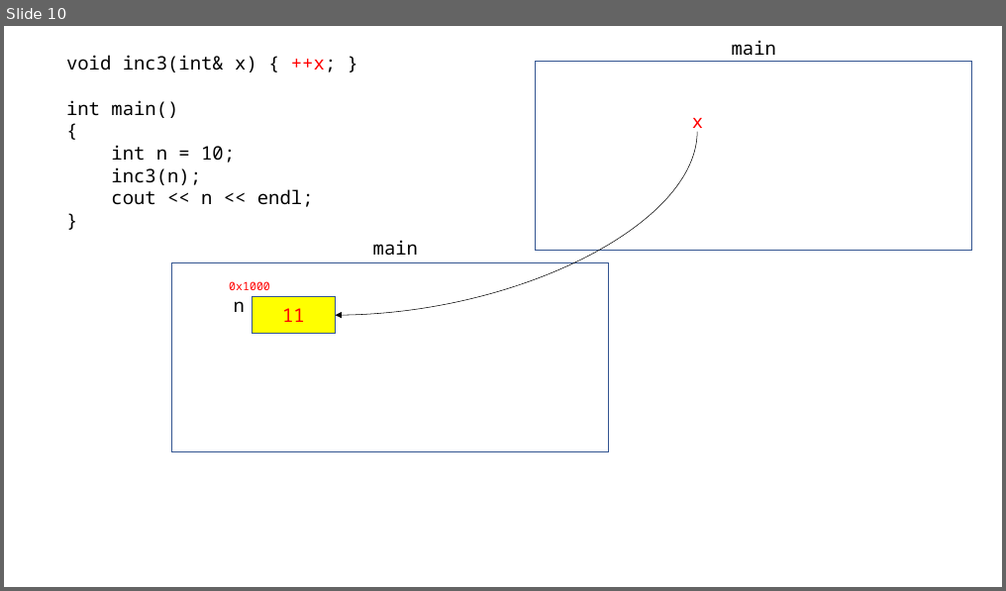
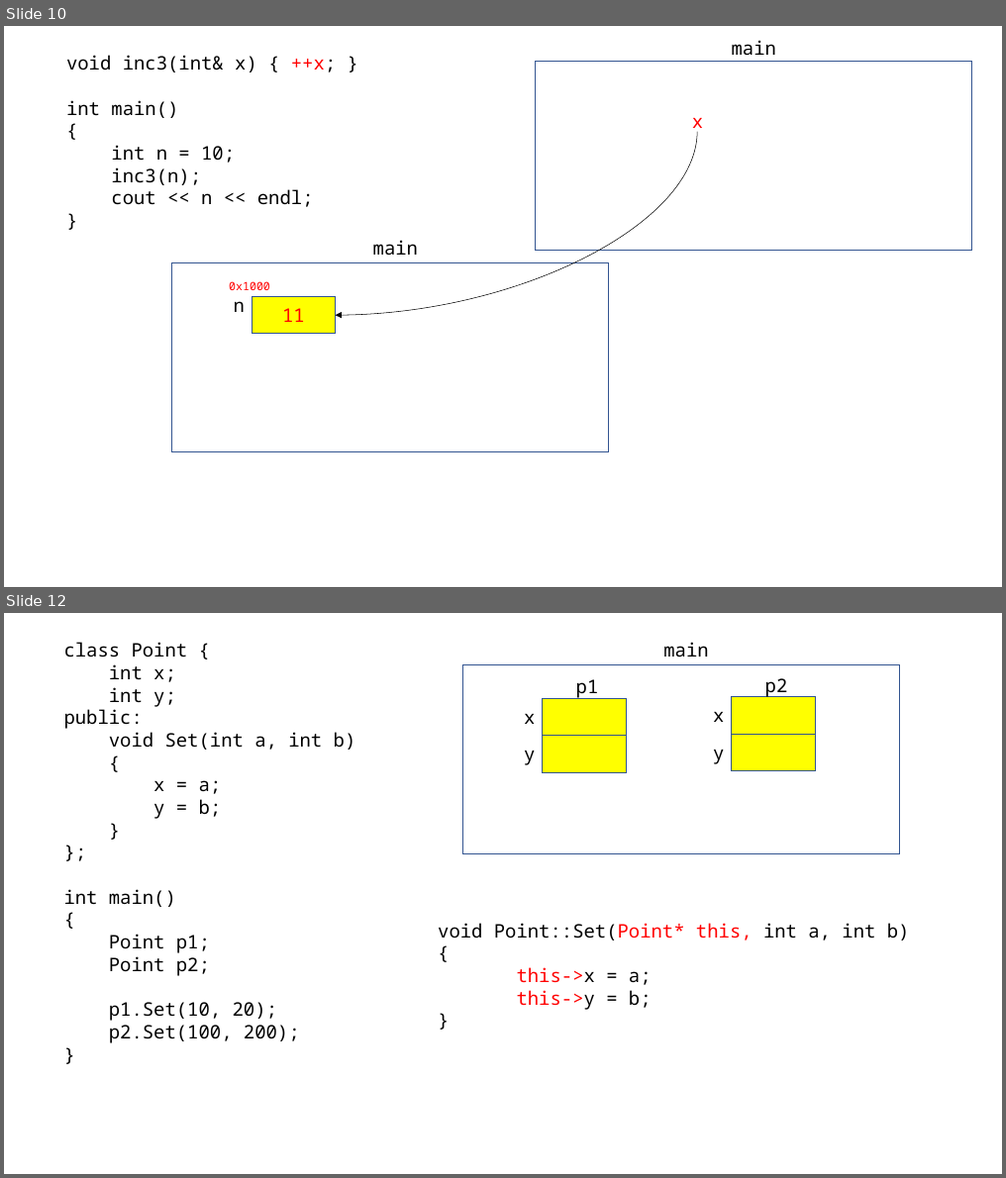
Before and after one commit to Mike7Chu/hyundai_230303, a slide deck: 230303.pptx. Shown one above the other, each under a label of ours: slide 10 before the commit, slides 10 and 12 after it; the slides between them are not shown. The pictures are 1006x591 and 1006x1178 pixels, drawn with LibreOffice and Linux fonts; fonts in the diff are those of the drawing. Boxes give left, top, right and bottom in pixels: in the first picture for what was removed or moved away, otherwise in the second. Text is boxed around its words. In the diff, an @@ line names an element or a change of style, - is before the commit and + after.

```diff
--- a/230303.pptx
+++ b/230303.pptx
@@ slide 12 added at [4,613,1002,1174], background #FFFFFF @@
@@ text added at [64,642,356,1044], 18 pt, text #000000 @@
+class Point {
+int x;
+int y;
+public:
+void Set(int a, int b)
+{
+x = a;
+y = b;
+}
+};
+int main()
+{
+Point p1;
+Point p2;
+p1.Set(10, 20);
+p2.Set(100, 200);
+}
@@ text added at [663,642,708,657], 18 pt, text #000000 @@
+main
@@ rectangle added at [463,665,900,854], fill #FFFFFF, outline #325491 1 pt @@
@@ rectangle added at [543,698,626,735], fill #FFFF00, outline #325491 1 pt @@
@@ text added at [576,679,599,700], 18 pt, text #000000 @@
+p1
@@ rectangle added at [732,697,815,734], fill #FFFF00, outline #325491 1 pt @@
@@ text added at [765,678,788,698], 18 pt, text #000000 @@
+p2
@@ text added at [524,714,535,724], 18 pt, text #000000 @@
+x
@@ text added at [713,712,724,722], 18 pt, text #000000 @@
+x
@@ text added at [524,751,535,765], 18 pt, text #000000 @@
+y
@@ rectangle added at [543,736,626,772], fill #FFFF00, outline #325491 1 pt @@
@@ text added at [713,750,724,764], 18 pt, text #000000 @@
+y
@@ rectangle added at [732,735,815,771], fill #FFFF00, outline #325491 1 pt @@
@@ text added at [438,923,910,1010], 18 pt, text #000000 @@
+void Point::Set(Point* this, int a, int b)
+{
+this->x = a;
+this->y = b;
+}
```
Also in this commit, not shown: 3 other slides added, 1 other file.
